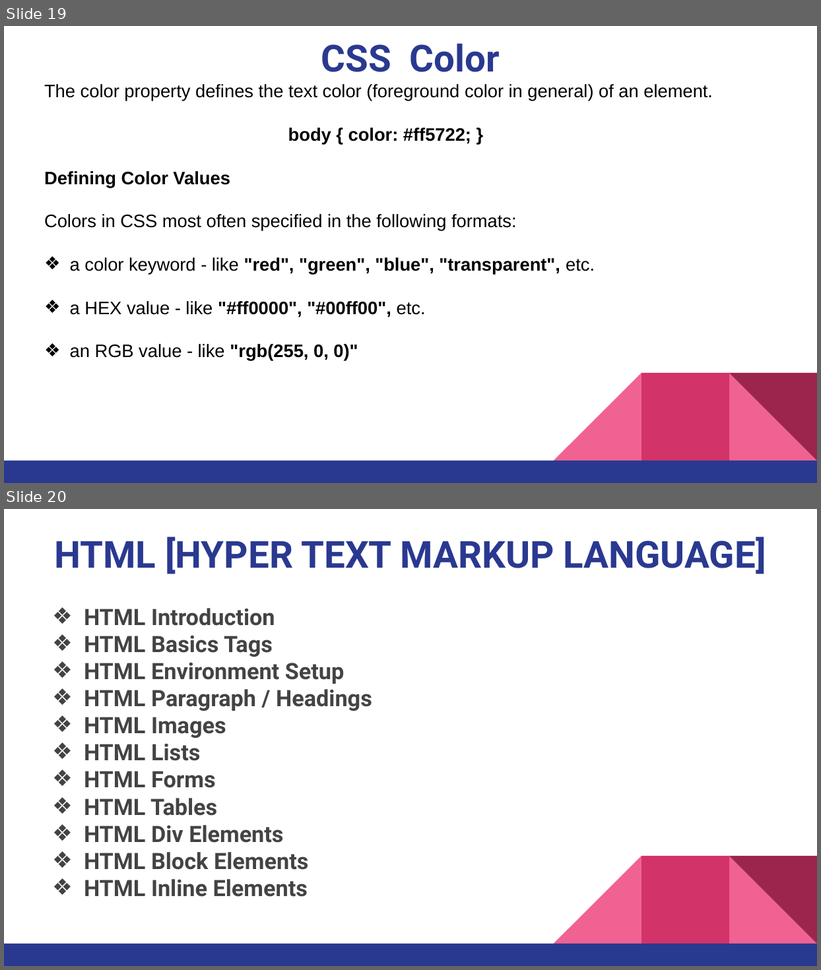
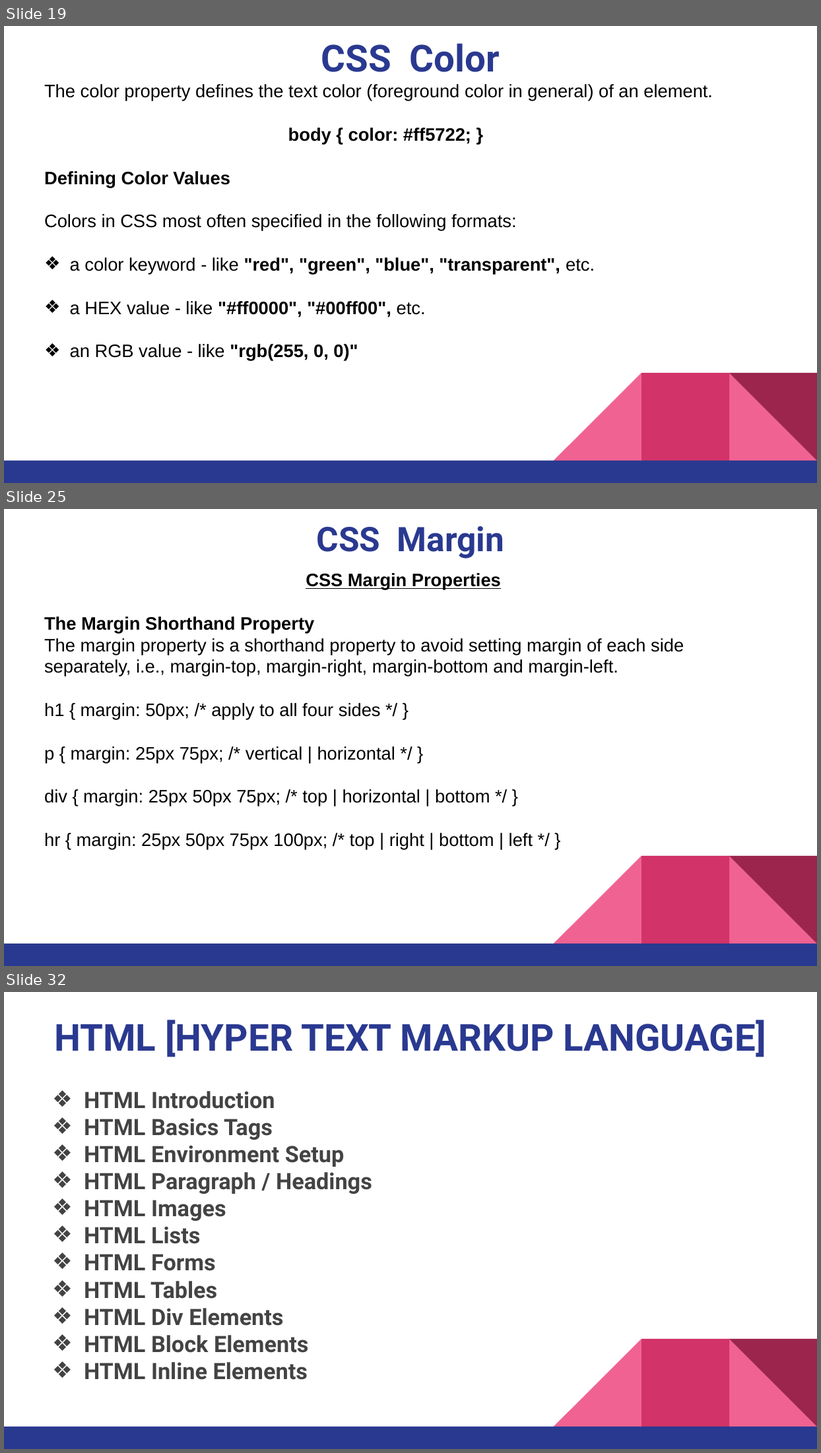
Before and after one commit to pnytrainingrepo/Webdevelopment, a slide deck: CSS Course.pptx. Shown one above the other, each under a label of ours: slides 19 and 20 before the commit, slides 19, 25 and 32 after it; the slides between them are not shown. The pictures are 821x970 and 821x1453 pixels, drawn with LibreOffice and Linux fonts; fonts in the diff are those of the drawing. Boxes give left, top, right and bottom in pixels: in the first picture for what was removed or moved away, otherwise in the second. Text is boxed around its words. In the diff, an @@ line names an element or a change of style, - is before the commit and + after.

```diff
--- a/CSS Course.pptx
+++ b/CSS Course.pptx
@@ slide 25 added at box(4, 509, 817, 966), background #FFFFFF; not listed: 5 template elements that a slide beside it also shows @@
@@ title added at box(317, 526, 504, 559), 30 pt, text #2A3990, bold @@
+CSS Margin
@@ text added at box(44, 573, 684, 850), 16 pt, text #000000 @@
+CSS Margin Properties
+The Margin Shorthand Property
+The margin property is a shorthand property to avoid setting margin of each side separately, i.e., margin-top, margin-right, margin-bottom and margin-left.
+h1 { margin: 50px; /* apply to all four sides */ }
+p { margin: 25px 75px; /* vertical | horizontal */ }
+div { margin: 25px 50px 75px; /* top | horizontal | bottom */ }
+hr { margin: 25px 50px 75px 100px; /* top | right | bottom | left */ }
@@ what was slide 20 is now slide 32 @@
```
Also in this commit, not shown: 11 other slides added, 18 other files.
